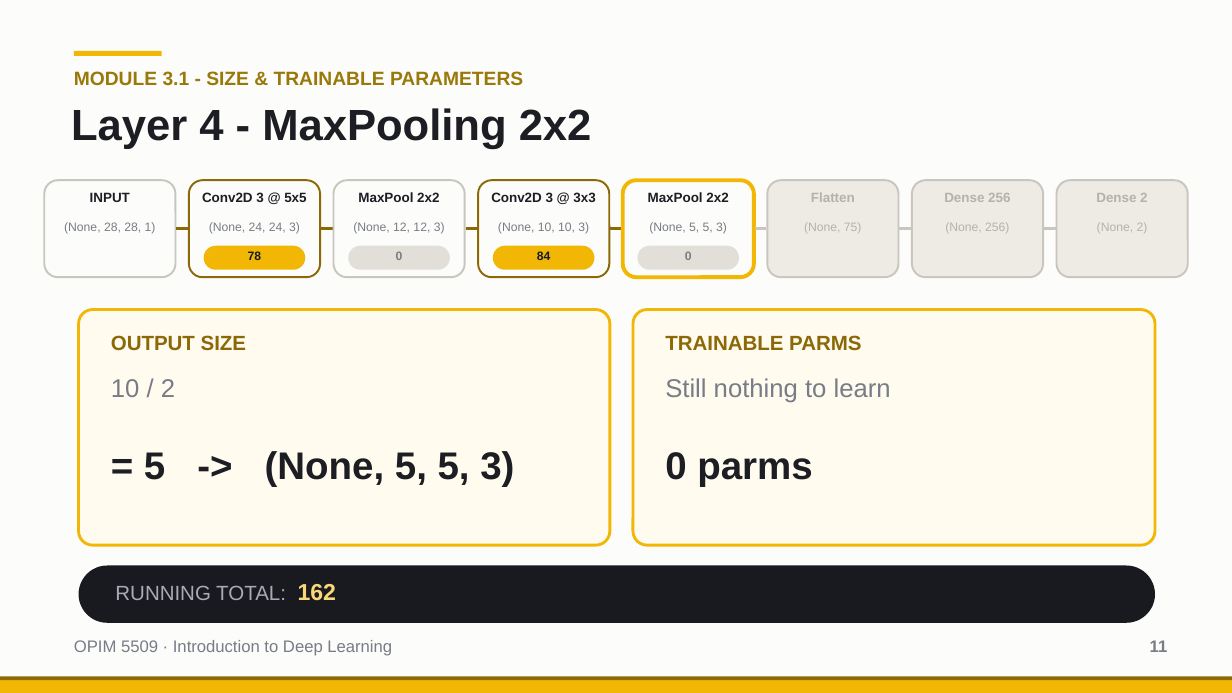
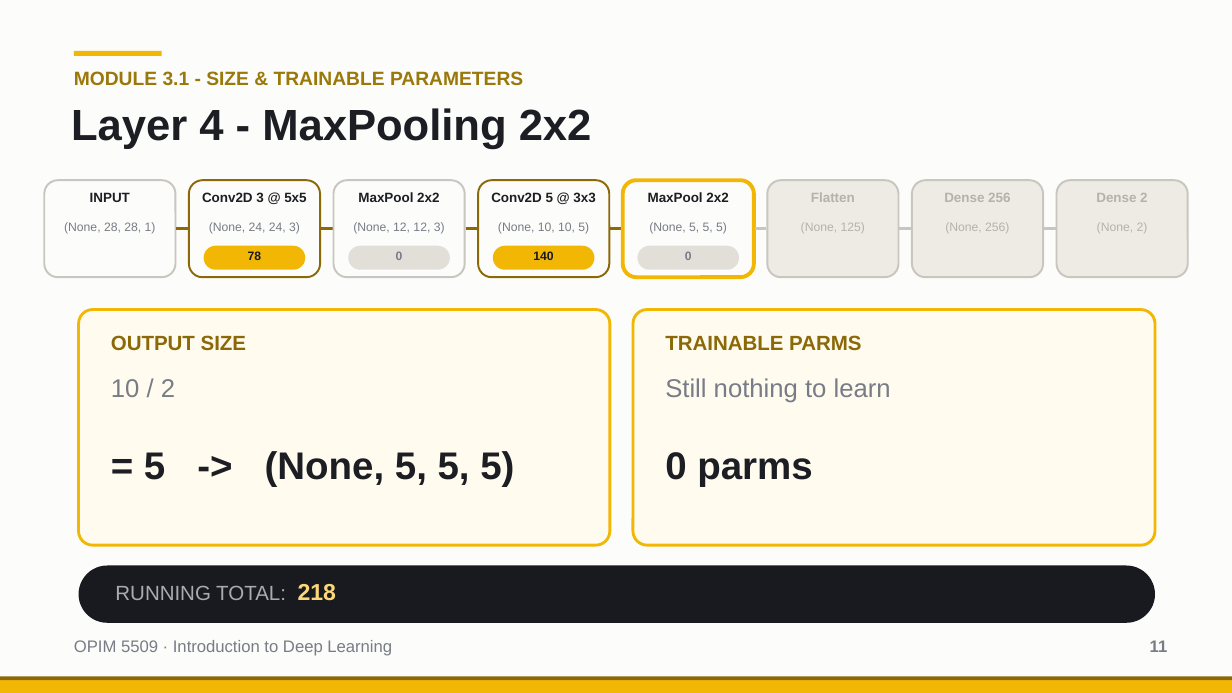
Before and after one commit to drdave-teaching/OPIM5509Files, a slide deck: slide 11 of OPIM5509_Module3_Files/slides/Math for a Simple ConvNet.pptx. Drawn at 1232x693 pixels with LibreOffice and Linux fonts; fonts in the diff are those of the drawing. Boxes give left, top, right and bottom in pixels: in the first picture for what was removed or moved away, otherwise in the second. Text is boxed around its words. In the diff, an @@ line names an element or a change of style, - is before the commit and + after.

```diff
--- a/OPIM5509_Module3_Files/slides/Math for a Simple ConvNet.pptx
+++ b/OPIM5509_Module3_Files/slides/Math for a Simple ConvNet.pptx
@@ text at <box>491,192,595,206</box>: text changed @@
-Conv2D 3 @ 3x3
+Conv2D 5 @ 3x3
@@ text at <box>498,222,589,234</box>: text changed @@
-(None, 10, 10, 3)
+(None, 10, 10, 5)
@@ text at <box>649,222,727,234</box>: text changed @@
-(None, 5, 5, 3)
+(None, 5, 5, 5)
@@ text at <box>801,222,865,233</box>: text changed @@
-(None, 75)
+(None, 125)
@@ text at <box>533,251,553,260</box>: text changed @@
-84
+140
@@ text at <box>144,451,514,487</box>: text changed @@
-= 5 -> (None, 5, 5, 3)
+= 5 -> (None, 5, 5, 5)
@@ text at <box>115,584,337,601</box>: text changed @@
-RUNNING TOTAL: 162
+RUNNING TOTAL: 218
```
Also in this commit, not shown: 12 other slides changed, 3 other files.
